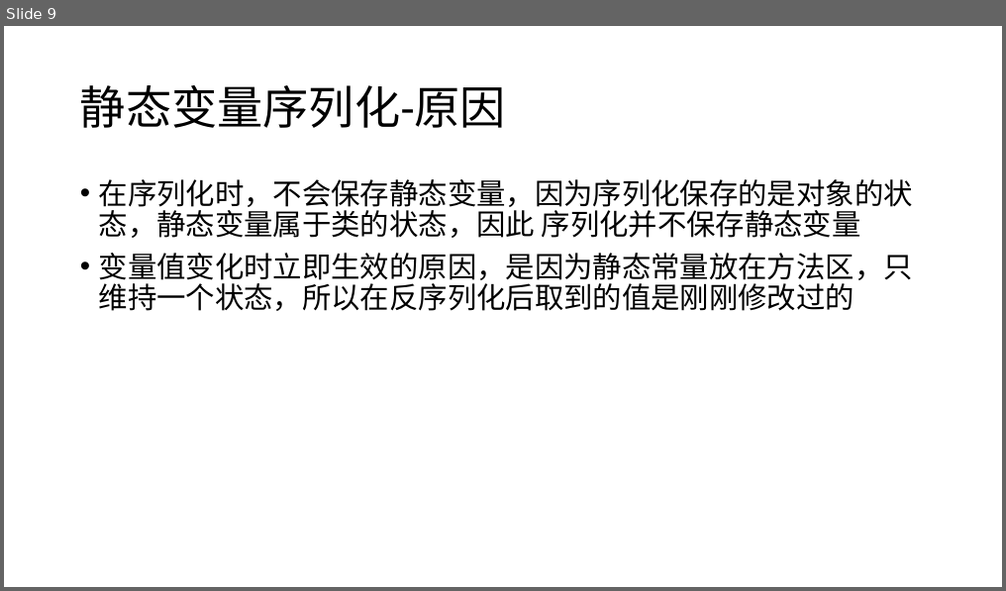
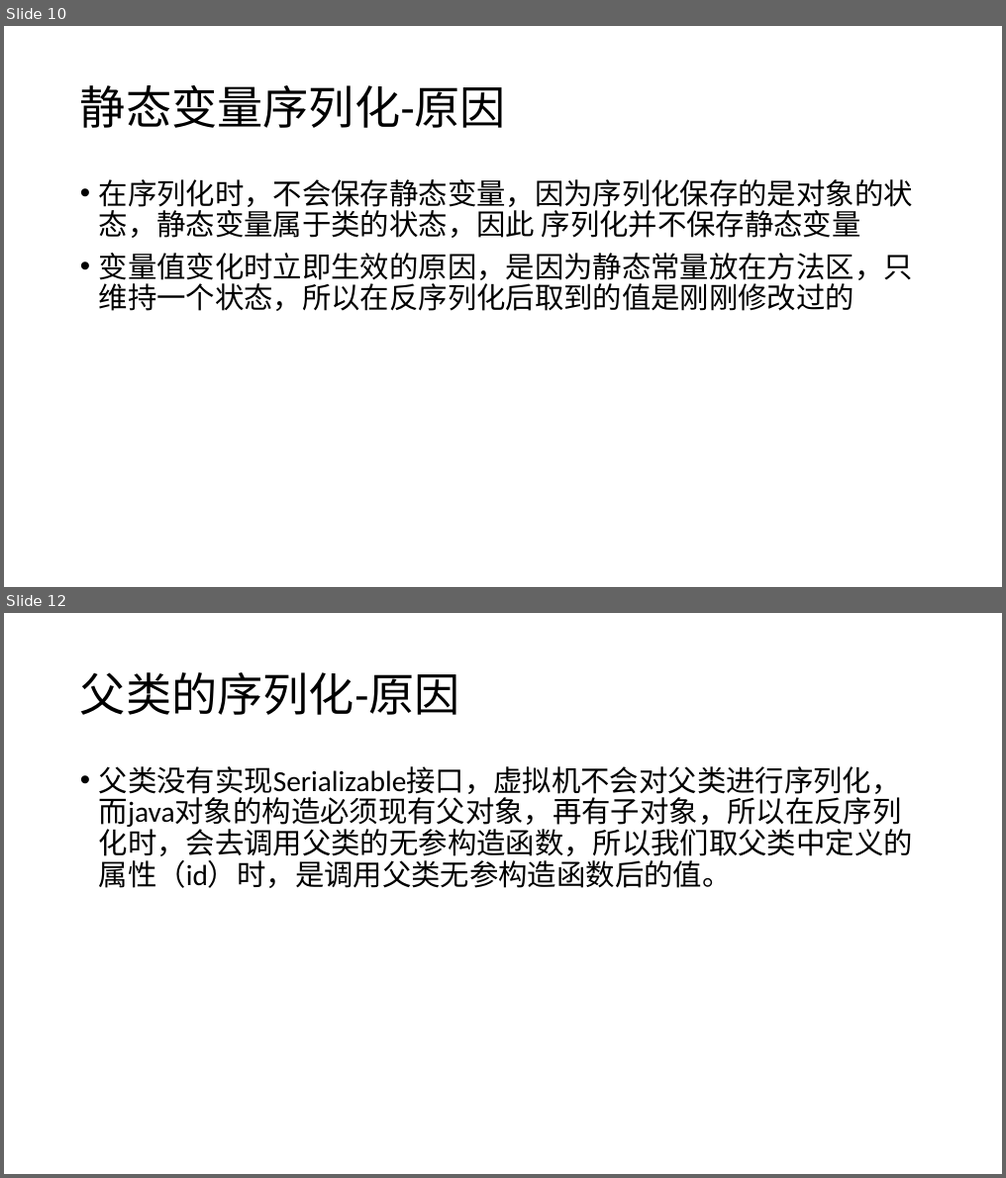
Before and after one commit to lanlanlanlanlanchengzhu/IdeaProjectsGit, a slide deck: doc/Java序列化 .pptx. Shown one above the other, each under a label of ours: slide 9 before the commit, slides 10 and 12 after it; the slides between them are not shown. The pictures are 1006x591 and 1006x1178 pixels, drawn with LibreOffice and Linux fonts; fonts in the diff are those of the drawing. Boxes give left, top, right and bottom in pixels: in the first picture for what was removed or moved away, otherwise in the second. Text is boxed around its words. In the diff, an @@ line names an element or a change of style, - is before the commit and + after.

Commit message:
序列化PPT

```diff
--- a/doc/Java序列化 .pptx
+++ b/doc/Java序列化 .pptx
@@ slide 12 added at box(4, 613, 1002, 1174), background #FFFFFF @@
@@ title added at box(80, 672, 460, 715), 44 pt, text #000000 @@
+父类的序列化-原因
@@ text added at box(99, 766, 913, 888), 28 pt, text #000000 @@
+• 父类没有实现Serializable接口，虚拟机不会对父类进行序列化，而java对象的构造必须现有父对象，再有子对象，所以在反序列化时，会去调用父类的无参构造函数，所以我们取父类中定义的属性（id）时，是调用父类无参构造函数后的值。
@@ what was slide 9 is now slide 10 @@
```
Also in this commit, not shown: 2 slides changed, 4 other slides added, 4 other files.
